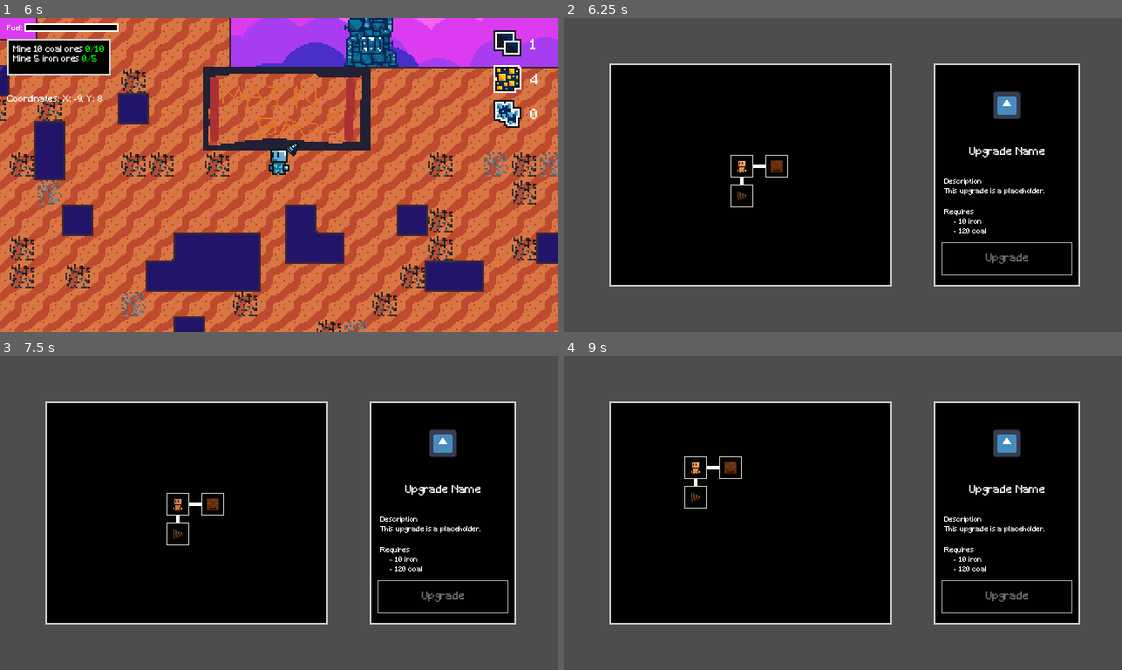
Above: before the commit, frames 1-4 (two rows, left to right).
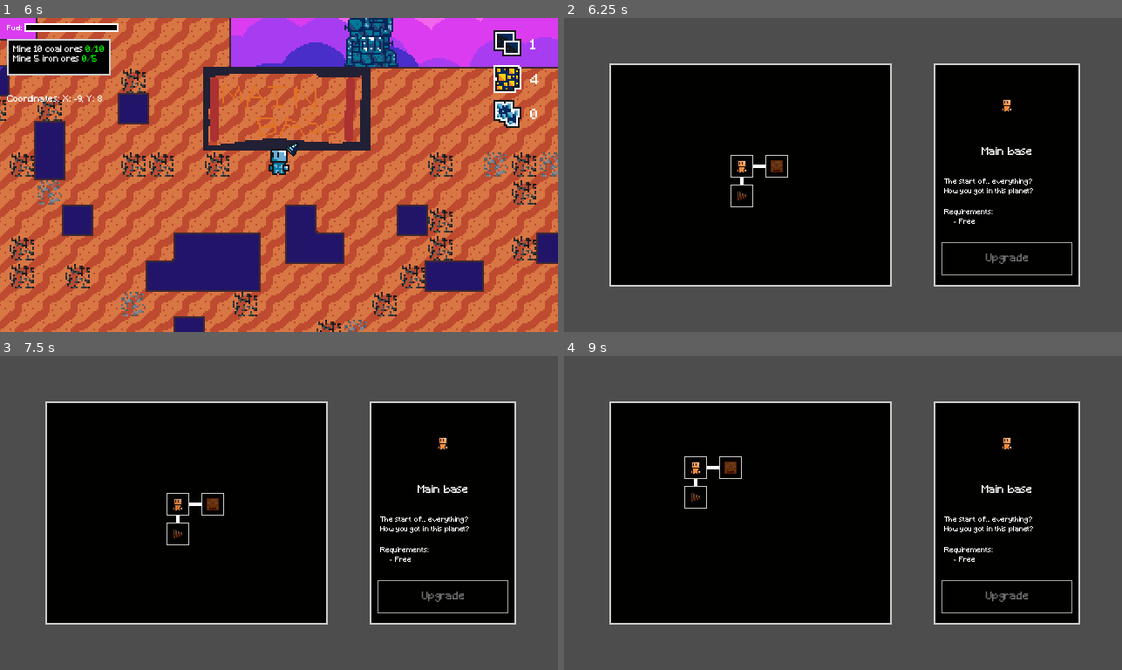
Above: after the commit, the same moments.

Repository: Renan-G-projec/A-Journey-Of-A-Robot
Game: Godot game, scene res://scenes/ui/menu.tscn
Two runs of this game, one before a commit and one after it. Both use one fixed random seed, a clock stepped at 60 frames per second and the inputs below. The engine's default icon, where the game draws it, is replaced by a stand-in: a white triangle on a blue panel in a dark square.
Inputs (mouse positions are in pixels of both pictures, inside the frame that each line leads up to):
- Up to frame 1 (6 s): click "Play Game" at 0.5 s; tap Enter at 1.25 s; drag from (33, 55) to (284, 102) at 1.27 s; click "Inventory" at 2 s; click "Tech Tree" at 2.75 s; click "Buildings" at 3.5 s; click "Crafting" at 4.25 s; drag from (167, 190) to (284, 102) at 5.02 s; move the mouse to (334, 105) at 5.77 s; press the mouse at (334, 105) at 5.78 s; hold A (GoLeft) from 5.78 s (still down)
- Up to frame 2 (6.25 s): keep holding A (GoLeft); tap T (OpenTechTree) at 6.05 s
- Up to frame 3 (7.5 s): release A (GoLeft) at 6.5 s; release the mouse at (334, 443) at 6.5 s; click (178, 503) at 6.52 s; click (178, 503) at 7.27 s
- Up to frame 4 (9 s): click (742, 503) at 8.02 s; tap Space (UseJetpack) at 8.75 s; drag from (815, 575) to (675, 465) at 8.77 s

Frame 1 is identical in both runs. In frame 2, 1.1% of the frame differs, in the area x 68-87%, y 23-69%; in frame 3, 1.1%; in frame 4, 1.1%.

Commit message:
feat: Basic UI node inspector connection for tech tree upgrade system added. AMDG

Diff:
--- a/project.godot
+++ b/project.godot
@@ -36,6 +36,10 @@
 [editor_plugins]
 
 enabled=PackedStringArray("res://addons/godot_super-wakatime/plugin.cfg")
+
+[global_group]
+
+TechtreeNode=""
 
 [gui]
 
--- a/scenes/game/machine.tscn
+++ b/scenes/game/machine.tscn
@@ -166,9 +166,9 @@
 
 [node name="InputPanel" parent="." unique_id=344237744 instance=ExtResource("4_16yxu")]
 visible = false
-offset_left = -32.0
+offset_left = -48.0
 offset_top = -48.0
-offset_right = 32.0
+offset_right = 16.0
 offset_bottom = 0.0
 input = SubResource("Resource_1071v")
 
--- a/scenes/ui/techtree.tscn
+++ b/scenes/ui/techtree.tscn
@@ -5,7 +5,6 @@
 [ext_resource type="Texture2D" uid="uid://bo0kepnwkipta" path="res://assets/sprites/furnanceStage1TechTree.png" id="5_151rp"]
 
 [node name="Techtree" type="Control" unique_id=922205304]
-custom_minimum_size = Vector2(40, 40)
 layout_mode = 3
 anchors_preset = 15
 anchor_right = 1.0
@@ -15,12 +14,15 @@
 size_flags_horizontal = 4
 size_flags_vertical = 4
 
-[node name="player_stage1" parent="." unique_id=2096825410 instance=ExtResource("1_8kas3")]
+[node name="Root" parent="." unique_id=2096825410 instance=ExtResource("1_8kas3")]
 layout_mode = 0
 theme_override_colors/icon_pressed_color = Color(0.21176471, 0.21568628, 0.21568628, 1)
 theme_override_colors/icon_hover_color = Color(0.827451, 0.827451, 0.827451, 1)
+upgrade_name = "Main base"
+upgrade_description = "The start of... everything?
+How you got in this planet?"
 
-[node name="drill_stage1" parent="player_stage1" unique_id=1304348069 instance=ExtResource("1_8kas3")]
+[node name="drill_stage1" parent="Root" unique_id=1304348069 instance=ExtResource("1_8kas3")]
 layout_mode = 0
 offset_top = 34.0
 offset_bottom = 54.0
@@ -29,7 +31,7 @@
 disabled = true
 icon = ExtResource("4_n3ral")
 
-[node name="furnance_stage1" parent="player_stage1" unique_id=1097369655 instance=ExtResource("1_8kas3")]
+[node name="furnance_stage1" parent="Root" unique_id=1097369655 instance=ExtResource("1_8kas3")]
 layout_mode = 1
 offset_left = 40.0
 offset_right = 60.0
--- a/scenes/ui/techtree_node.tscn
+++ b/scenes/ui/techtree_node.tscn
@@ -18,7 +18,7 @@
 expand_margin_right = 3.0
 expand_margin_bottom = 3.0
 
-[node name="TechtreeNode" type="Button" unique_id=2096825410]
+[node name="TechtreeNode" type="Button" unique_id=2096825410 groups=["TechtreeNode"]]
 custom_maximum_size = Vector2(20, 20)
 offset_right = 20.0
 offset_bottom = 20.0
@@ -37,4 +37,5 @@
 z_index = -1
 width = 4.0
 
+[connection signal="pressed" from="." to="." method="_on_pressed"]
 [connection signal="toggled" from="." to="." method="_on_toggled"]
--- a/scenes/ui/techtree_scene.tscn
+++ b/scenes/ui/techtree_scene.tscn
@@ -1,6 +1,7 @@
 [gd_scene format=3 uid="uid://hx00a0a61yb3"]
 
 [ext_resource type="StyleBox" uid="uid://b7dam2p4kmwkr" path="res://assets/styles/mission_ui_style.tres" id="1_1x505"]
+[ext_resource type="Script" uid="uid://bdpekavetmwn6" path="res://scripts/ui/techtree_ui.gd" id="1_g2tlt"]
 [ext_resource type="Script" uid="uid://cn4gwdsfsbxev" path="res://scripts/ui/scroll_container.gd" id="1_xoi5o"]
 [ext_resource type="PackedScene" uid="uid://c4nf3m3efiyqh" path="res://scenes/ui/techtree.tscn" id="2_1x505"]
 [ext_resource type="Texture2D" uid="uid://desc4bbpn04mk" path="res://icon.svg" id="4_uve0u"]
@@ -41,6 +42,7 @@
 grow_horizontal = 2
 grow_vertical = 2
 mouse_filter = 1
+script = ExtResource("1_g2tlt")
 
 [node name="ScrollContainer" type="Panel" parent="." unique_id=14390172]
 clip_contents = true
--- a/scripts/ui/scroll_container.gd
+++ b/scripts/ui/scroll_container.gd
@@ -8,7 +8,7 @@
 func _input(event: InputEvent) -> void:
 	if event is InputEventMouseButton:
 		if event.button_index == MOUSE_BUTTON_LEFT:
-			dragging = event.pressed
+			dragging = event.pressed && get_rect().has_point(event.position)
 
 	elif event is InputEventMouseMotion && dragging:
 		tech_tree.position += event.relative
--- a/scripts/ui/techtree_node.gd
+++ b/scripts/ui/techtree_node.gd
@@ -4,14 +4,16 @@
 extends Button
 
 @export var upgrade_name: String
-@export var upgrade_description: String
+@export_multiline() var upgrade_description: String
+@export var unlocked: bool
+
+@export var player_inventory: Inventory = preload("res://resources/inventories/player_inventory.tres") as Inventory
+@export var cost: Inventory
 
 @onready var player_stage_1: Button = $"."
 @onready var line: Line2D = $Line2D
 
-@export var player_inventory: Inventory = preload("res://resources/inventories/player_inventory.tres") as Inventory
-
-@export var cost: Inventory
+signal request_ui_techtree_panel(node: TechtreeNode)
 
 func line_to_parent() -> void:
 	var parent: TechtreeNode = get_parent() as TechtreeNode
@@ -25,6 +27,7 @@
 	line.z_index = z_index - 1
 
 func _on_toggled(toggled_on: bool) -> void:
+	return
 	if !cost: return
 
 	for item in cost.data:
@@ -40,3 +43,16 @@
 func _ready() -> void:
 	set_notify_transform(true)
 	line_to_parent()
+
+
+func _on_pressed() -> void:
+	request_ui_techtree_panel.emit(self)
+
+func get_requirements_string() -> String:
+	var string: String = "Requirements:\n"
+	if !cost:
+		return string + "    - Free\n"
+
+	for input in cost.data:
+		string += "    - %d %s.\n" % [cost.get_item(input), input.name]
+	return string
--- /dev/null
+++ b/scripts/ui/techtree_ui.gd
@@ -0,0 +1,28 @@
+# Ad Maiorem Dei Gloriam!
+extends Control
+
+@onready var icon: TextureRect = $Panel/VBoxContainer/CenterContainer/TextureRect
+@onready var upgrade_name: Label = $Panel/VBoxContainer/UpgradeNameLabel
+@onready var upgrade_description: Label = $Panel/VBoxContainer/DescriptionLabel
+@onready var upgrade_requirements: Label = $Panel/VBoxContainer/RequirementsLabel
+@onready var upgrade_button: Button = $Panel/VBoxContainer/Button
+
+var current_node: TechtreeNode
+
+# Called when the node enters the scene tree for the first time.
+func _ready() -> void:
+	for node: TechtreeNode in get_tree().get_nodes_in_group("TechtreeNode"):
+		node.request_ui_techtree_panel.connect(_on_ui_techtree_panel_requested)
+	var root: TechtreeNode = get_tree().get_first_node_in_group("TechtreeNode")
+	root.request_ui_techtree_panel.emit(root)
+
+
+func _on_ui_techtree_panel_requested(node: TechtreeNode) -> void:
+	icon.texture = node.icon
+	upgrade_name.text = node.upgrade_name
+	upgrade_description.text = node.upgrade_description
+	upgrade_requirements.text = node.get_requirements_string()
+
+	upgrade_button.disabled = !node.unlocked
+
+	current_node = node
Not shown, added: scripts/ui/techtree_ui.gd.uid
